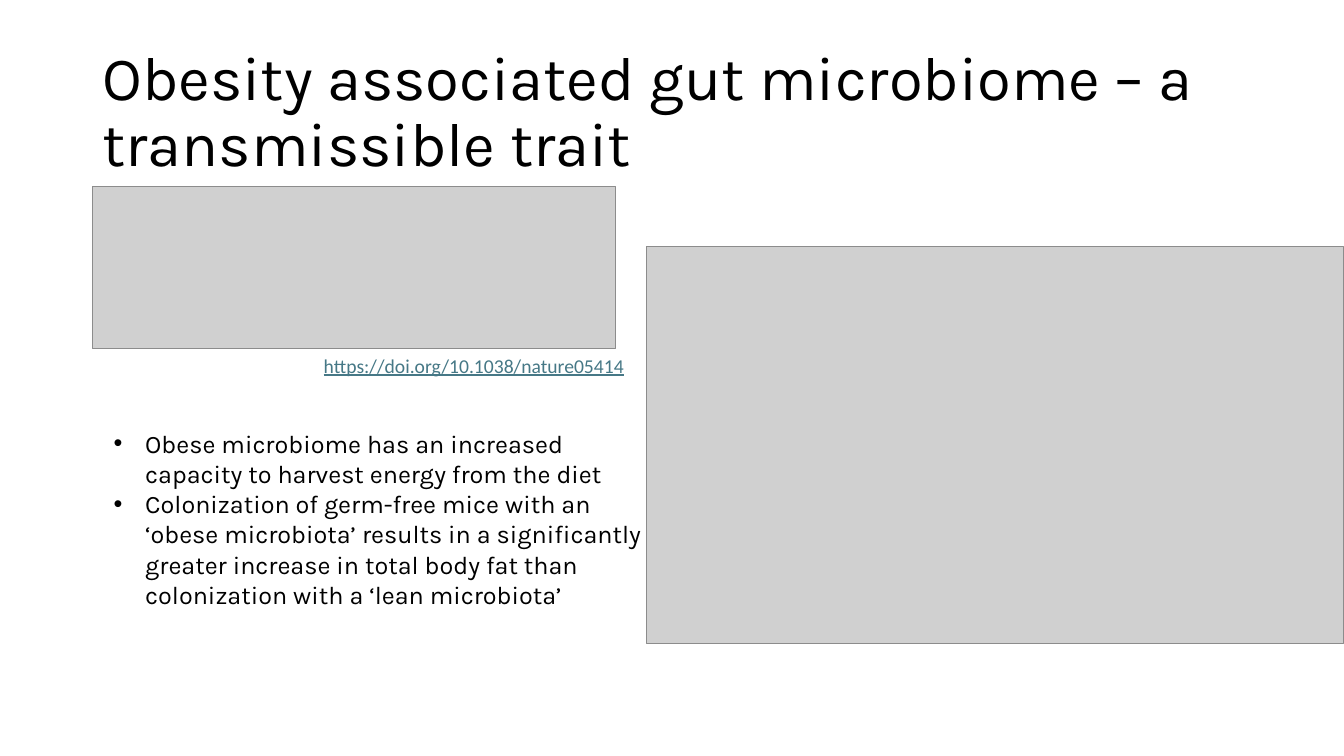
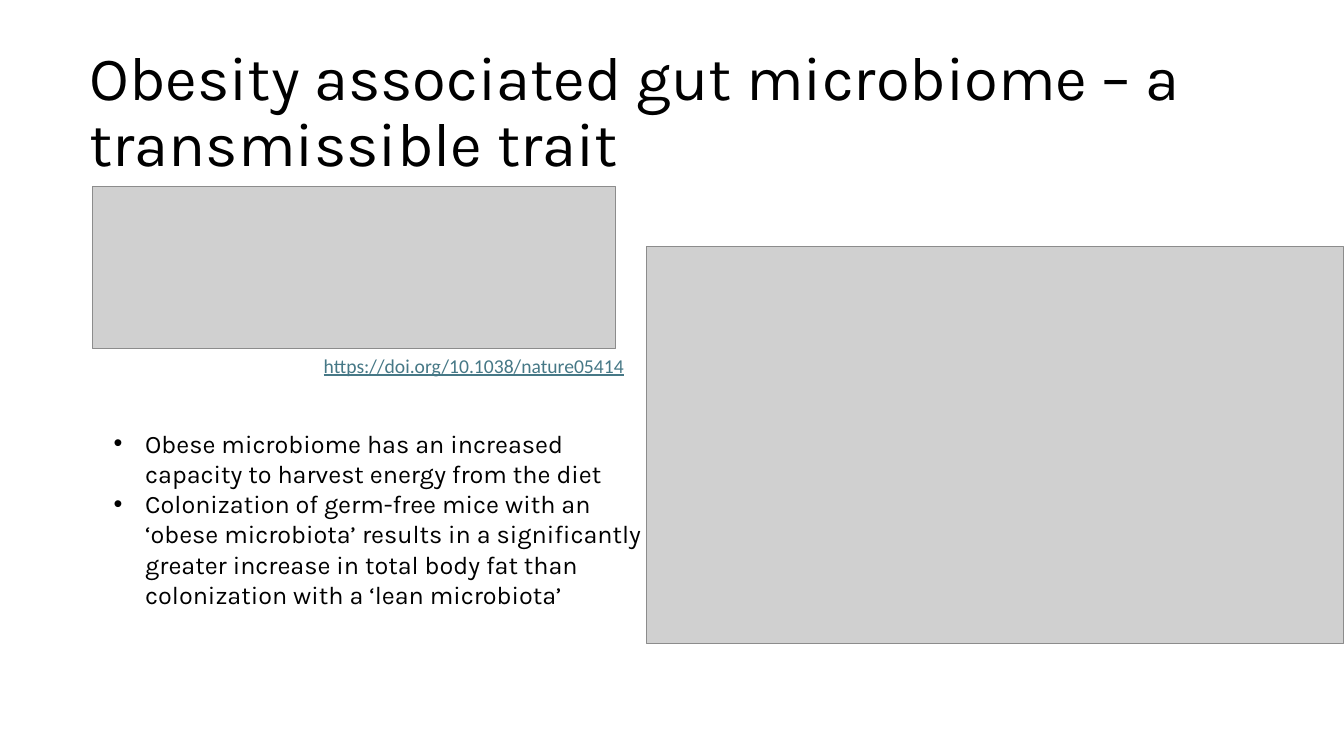
Before and after one commit to biosustain/dsp_metagenomics_training, a slide deck: slide 3 of course_contents/IntroMetagenomics.pptx. Drawn at 1344x756 pixels with LibreOffice and Linux fonts; fonts in the diff are those of the drawing; grey boxes stand for pictures. Boxes give left, top, right and bottom in pixels: in the first picture for what was removed or moved away, otherwise in the second. Text is boxed around its words. In the diff, an @@ line names an element or a change of style, - is before the commit and + after.

```diff
--- a/course_contents/IntroMetagenomics.pptx
+++ b/course_contents/IntroMetagenomics.pptx
@@ title "Obesity associated gut microbiome – ...": place and size @@
-title "Obesity associated gut microbiome – ..." at box(102, 57, 1193, 167)
+title "Obesity associated gut microbiome – ..." at box(89, 57, 1180, 167)
```
Also in this commit, not shown: 2 other slides changed, 2 slides added, 4 slides removed.
